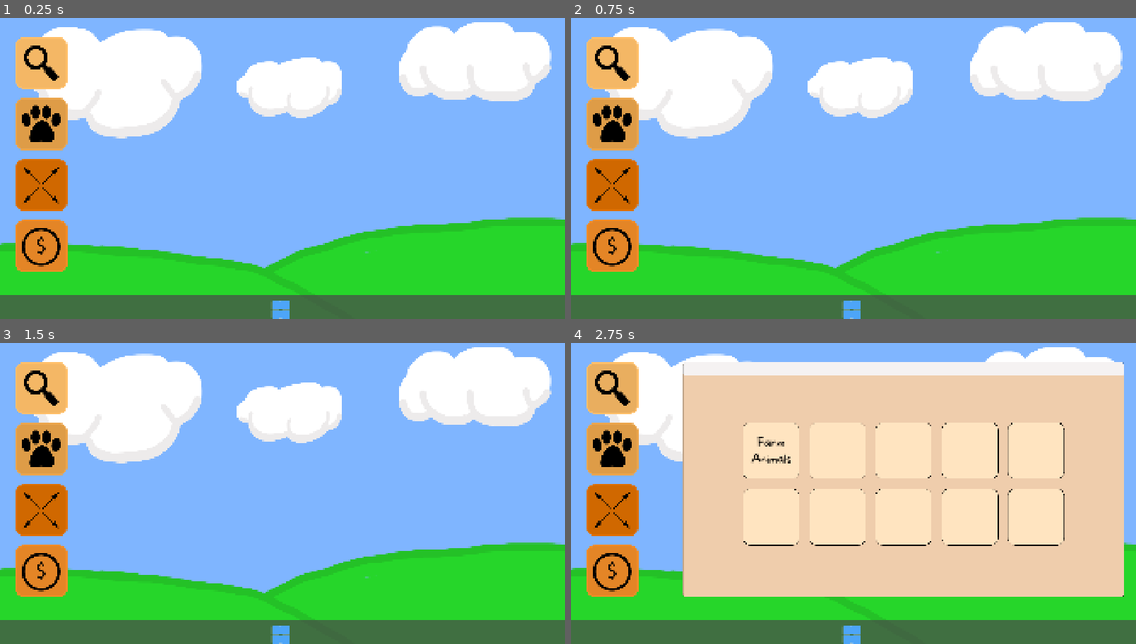
Above: before the commit, frames 1-4 (two rows, left to right).
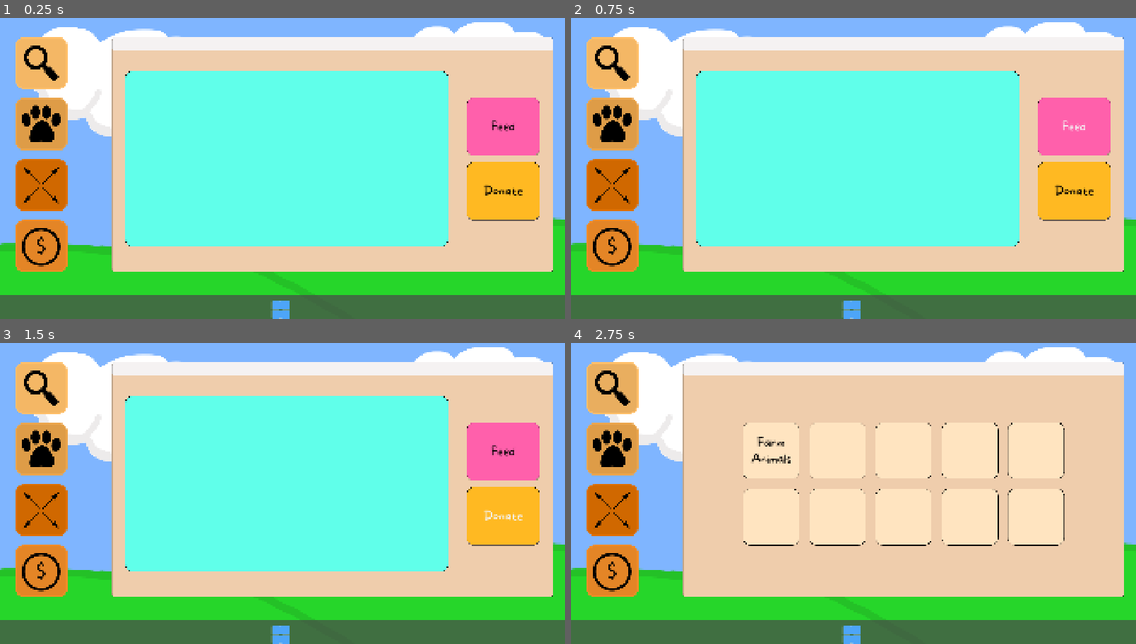
Above: after the commit, the same moments.

Repository: Gray-Alec58/gam-capstone
Game: Godot game, scene res://Scenes/computer_background.tscn
The game is run twice, just before and just after one commit, with the same random seed, the same clock (stepped at 60 frames per second) and the same inputs. This scene is started directly instead of the project's main scene.
Inputs (mouse positions are in pixels of both pictures, inside the frame that each line leads up to):
- Up to frame 1 (0.25 s): no input
- Up to frame 2 (0.75 s): click (1073, 126) at 0.5 s, where only the run after the commit has a clickable "Feed"
- Up to frame 3 (1.5 s): click (502, 517) at 1.25 s, where only the run after the commit has a clickable "Donate"
- Up to frame 4 (2.75 s): click (610, 388) at 2 s

The runs differ from the first frame. In frame 1, 59% of the frame differs, in the area x 19-98%, y 6-85%; in frame 2, 59%; in frame 3, 59%; in frame 4, nothing differs.

Commit message:
10/20 - Gray
pushing minor changes and start of a global timer

Diff:
--- a/Scenes/Building_Ui.tscn
+++ b/Scenes/Building_Ui.tscn
@@ -139,14 +139,14 @@
 layout_mode = 2
 theme_override_constants/separation = 25
 
-[node name="Plot1" type="Button" parent="Background/BuildSceneContainer/PlotContainer/BottomPlotContainer" unique_id=1871191065]
-custom_minimum_size = Vector2(600, 400)
-layout_mode = 2
-theme_override_styles/normal = SubResource("StyleBoxTexture_2kmgm")
-theme_override_styles/pressed = SubResource("StyleBoxTexture_b58sg")
-theme_override_styles/hover = SubResource("StyleBoxTexture_bjgtc")
-
-[node name="Plot2" type="Button" parent="Background/BuildSceneContainer/PlotContainer/BottomPlotContainer" unique_id=1061611333]
+[node name="Plot3" type="Button" parent="Background/BuildSceneContainer/PlotContainer/BottomPlotContainer" unique_id=1871191065]
+custom_minimum_size = Vector2(600, 400)
+layout_mode = 2
+theme_override_styles/normal = SubResource("StyleBoxTexture_2kmgm")
+theme_override_styles/pressed = SubResource("StyleBoxTexture_b58sg")
+theme_override_styles/hover = SubResource("StyleBoxTexture_bjgtc")
+
+[node name="Plot4" type="Button" parent="Background/BuildSceneContainer/PlotContainer/BottomPlotContainer" unique_id=1061611333]
 custom_minimum_size = Vector2(600, 400)
 layout_mode = 2
 theme_override_styles/normal = SubResource("StyleBoxTexture_2kmgm")
--- a/Scenes/Scripts/GlobalScript.gd
+++ b/Scenes/Global Scripts/GlobalScript.gd
@@ -5,6 +5,7 @@
 func add_points() -> void:
 	points += 1
 
+#tracking animals being unlocked
 signal chicken_unlocked_changed
 var chicken_unlocked: bool = false
 func unlock_chicken() -> void:
@@ -20,6 +21,9 @@
 func gold_decrease(x: int) -> void:
 	gold -= x
 	gold_changed.emit()
+func gold_increase(x: int) -> void:
+	gold += x
+	gold_changed.emit()
 
 var have_enclosure: bool = false
 func built_enclosure() -> void:
--- a/GameFiles/Global Scripts/GlobalTimer.gd
+++ b/Scenes/Global Scripts/GlobalTimer.gd
@@ -1,9 +1,11 @@
 extends Node
 
-var saved_time_left: float = 0.0
+var timer = Timer.new()
+var month: int = 1
 
 #GlobalTimer.saved_time_left = $Timer.time_left
 #get_tree().change_scene_to_file("res://next_scene.tscn")
 
-#func _ready() -> void:
-#   $Timer.start(GameManager.saved_time_left)
+func _ready() -> void:
+	add_child(timer)
+	timer.start(3)
--- a/Scenes/Scripts/build_scene_container.gd
+++ b/Scenes/Scripts/build_scene_container.gd
@@ -9,13 +9,13 @@
 @onready var confirm_window: NinePatchRect = %ConfirmWindow
 @onready var question_label: Label = %QuestionLabel
 func _on_s_enclosure_button_pressed() -> void:
-	print("Button Click")
+	#print("Button Click")
 	confirm_window.visible = true
 func _on_y_build_button_pressed() -> void:
 	if (GlobalScript.gold >= 25):
 		GlobalScript.have_enclosure = true
 		confirm_window.visible = false
-		GlobalScript.gold -= 25
+		GlobalScript.gold_decrease(25)
 		get_tree().change_scene_to_file("res://Scenes/office_scene.tscn")
 	else:
 		question_label.text = "Not Enough Gold"
--- /dev/null
+++ b/Scenes/Scripts/fundraise_window.gd
@@ -0,0 +1,15 @@
+extends MarginContainer
+
+var total_donations: int = 0
+
+# Called when the node enters the scene tree for the first time.
+func _ready() -> void:
+	pass # Replace with function body.
+
+func _on_donate_button_pressed() -> void:
+	GlobalScript.gold_increase(1);
+	total_donations += 1
+
+func _on_feed_button_pressed() -> void:
+	if(total_donations == 15):
+		total_donations = 0
--- a/Scenes/Scripts/rescue_window.gd
+++ b/Scenes/Scripts/rescue_window.gd
@@ -23,6 +23,6 @@
 func _on_buy_button_pressed() -> void:
 	confirm_window.visible = false
 	chicken_rescue_window.visible = false
-	GlobalScript.gold -= 5
+	GlobalScript.gold_decrease(5)
 func _on_no_buy_button_pressed() -> void:
 	confirm_window.visible = false
--- a/Scenes/computer_screen.tscn
+++ b/Scenes/computer_screen.tscn
@@ -51,6 +51,7 @@
 [ext_resource type="Texture2D" uid="uid://dwwadpmdp8g61" path="res://Art/UI_Exports/ExpandApp/UpgradeHover.png" id="39_j3hoa"]
 [ext_resource type="Texture2D" uid="uid://q0irlwa3k0bl" path="res://Art/UI_Exports/ExitClick.png" id="41_q7d4u"]
 [ext_resource type="Texture2D" uid="uid://djteu1twus77t" path="res://Art/UI_Exports/ExitHover.png" id="42_lehph"]
+[ext_resource type="Script" uid="uid://bsi51f8c6gr8e" path="res://Scenes/Scripts/fundraise_window.gd" id="45_4wy8y"]
 
 [sub_resource type="StyleBoxTexture" id="StyleBoxTexture_6fdxm"]
 texture = ExtResource("15_vfmy3")
@@ -106,6 +107,20 @@
 texture_margin_top = 10.0
 texture_margin_right = 10.0
 texture_margin_bottom = 10.0
+
+[sub_resource type="StyleBoxTexture" id="StyleBoxTexture_rbco8"]
+texture = ExtResource("33_q7d4u")
+texture_margin_left = 15.0
+texture_margin_top = 15.0
+texture_margin_right = 15.0
+texture_margin_bottom = 15.0
+
+[sub_resource type="StyleBoxTexture" id="StyleBoxTexture_ndgsj"]
+texture = ExtResource("32_g3uet")
+texture_margin_left = 15.0
+texture_margin_top = 15.0
+texture_margin_right = 15.0
+texture_margin_bottom = 15.0
 
 [node name="ComputerScreen" type="Control" unique_id=26936767]
 layout_mode = 3
@@ -132,7 +147,7 @@
 ResearchWindow2 = NodePath("ResearchWindow2")
 RescueWindow = NodePath("RescueWindow")
 ExpandWindow = NodePath("ExpandWindow")
-FundraiseWindow = NodePath("ExpandWindow/FundraiseWindow")
+FundraiseWindow = NodePath("FundraiseWindow")
 
 [node name="AppContainer" type="VBoxContainer" parent="FullScreenContainer" unique_id=505309947]
 custom_minimum_size = Vector2(200, 800)
@@ -854,59 +869,6 @@
 size_flags_horizontal = 8
 size_flags_vertical = 4
 
-[node name="FundraiseWindow" type="MarginContainer" parent="FullScreenContainer/ExpandWindow" unique_id=506375394]
-visible = false
-custom_minimum_size = Vector2(1500, 800)
-layout_mode = 2
-size_flags_horizontal = 8
-size_flags_vertical = 4
-
-[node name="NinePatchRect" type="NinePatchRect" parent="FullScreenContainer/ExpandWindow/FundraiseWindow" unique_id=598850034]
-layout_mode = 2
-texture = ExtResource("13_df4cu")
-
-[node name="MarginContainer" type="MarginContainer" parent="FullScreenContainer/ExpandWindow/FundraiseWindow/NinePatchRect" unique_id=843673311]
-layout_mode = 1
-anchors_preset = 15
-anchor_right = 1.0
-anchor_bottom = 1.0
-grow_horizontal = 2
-grow_vertical = 2
-theme_override_constants/margin_left = 45
-theme_override_constants/margin_top = 60
-theme_override_constants/margin_right = 45
-theme_override_constants/margin_bottom = 30
-
-[node name="LeftStreamContainer" type="VBoxContainer" parent="FullScreenContainer/ExpandWindow/FundraiseWindow/NinePatchRect/MarginContainer" unique_id=564792940]
-custom_minimum_size = Vector2(800, 600)
-layout_mode = 2
-size_flags_horizontal = 0
-size_flags_vertical = 4
-
-[node name="LiveStreamWindow" type="NinePatchRect" parent="FullScreenContainer/ExpandWindow/FundraiseWindow/NinePatchRect/MarginContainer/LeftStreamContainer" unique_id=1591848304]
-custom_minimum_size = Vector2(800, 600)
-layout_mode = 2
-texture = ExtResource("31_svqil")
-
-[node name="VBoxContainer" type="VBoxContainer" parent="FullScreenContainer/ExpandWindow/FundraiseWindow/NinePatchRect/MarginContainer" unique_id=475910866]
-custom_minimum_size = Vector2(500, 400)
-layout_mode = 2
-size_flags_horizontal = 8
-size_flags_vertical = 4
-theme_override_constants/separation = 10
-
-[node name="DonationButton" type="NinePatchRect" parent="FullScreenContainer/ExpandWindow/FundraiseWindow/NinePatchRect/MarginContainer/VBoxContainer" unique_id=621863207]
-custom_minimum_size = Vector2(0, 250)
-layout_mode = 2
-size_flags_vertical = 4
-texture = ExtResource("33_q7d4u")
-
-[node name="FundraiseButton" type="NinePatchRect" parent="FullScreenContainer/ExpandWindow/FundraiseWindow/NinePatchRect/MarginContainer/VBoxContainer" unique_id=1908588335]
-custom_minimum_size = Vector2(0, 250)
-layout_mode = 2
-size_flags_vertical = 4
-texture = ExtResource("32_g3uet")
-
 [node name="NinePatchRect" type="NinePatchRect" parent="FullScreenContainer/ExpandWindow" unique_id=1947140960]
 layout_mode = 2
 texture = ExtResource("12_8ptuv")
@@ -1020,6 +982,76 @@
 theme_override_fonts/font = ExtResource("12_b3akq")
 theme_override_font_sizes/font_size = 36
 text = "Upgrade"
+
+[node name="FundraiseWindow" type="MarginContainer" parent="FullScreenContainer" unique_id=506375394]
+custom_minimum_size = Vector2(1500, 800)
+layout_mode = 2
+size_flags_horizontal = 8
+size_flags_vertical = 4
+script = ExtResource("45_4wy8y")
+
+[node name="NinePatchRect" type="NinePatchRect" parent="FullScreenContainer/FundraiseWindow" unique_id=598850034]
+layout_mode = 2
+texture = ExtResource("13_df4cu")
+
+[node name="MarginContainer" type="MarginContainer" parent="FullScreenContainer/FundraiseWindow/NinePatchRect" unique_id=843673311]
+layout_mode = 1
+anchors_preset = 15
+anchor_right = 1.0
+anchor_bottom = 1.0
+grow_horizontal = 2
+grow_vertical = 2
+theme_override_constants/margin_left = 45
+theme_override_constants/margin_top = 60
+theme_override_constants/margin_right = 45
+theme_override_constants/margin_bottom = 30
+
+[node name="LeftStreamContainer" type="VBoxContainer" parent="FullScreenContainer/FundraiseWindow/NinePatchRect/MarginContainer" unique_id=564792940]
+custom_minimum_size = Vector2(800, 600)
+layout_mode = 2
+size_flags_horizontal = 0
+size_flags_vertical = 4
+
+[node name="LiveStreamWindow" type="NinePatchRect" parent="FullScreenContainer/FundraiseWindow/NinePatchRect/MarginContainer/LeftStreamContainer" unique_id=1591848304]
+custom_minimum_size = Vector2(1100, 600)
+layout_mode = 2
+texture = ExtResource("31_svqil")
+patch_margin_left = 15
+patch_margin_top = 15
+patch_margin_right = 15
+patch_margin_bottom = 15
+
+[node name="VBoxContainer" type="VBoxContainer" parent="FullScreenContainer/FundraiseWindow/NinePatchRect/MarginContainer" unique_id=475910866]
+layout_mode = 2
+size_flags_horizontal = 8
+size_flags_vertical = 4
+theme_override_constants/separation = 20
+
+[node name="FeedButton" type="Button" parent="FullScreenContainer/FundraiseWindow/NinePatchRect/MarginContainer/VBoxContainer" unique_id=321586716]
+custom_minimum_size = Vector2(250, 200)
+layout_mode = 2
+size_flags_horizontal = 4
+size_flags_vertical = 4
+theme_override_colors/font_color = Color(0, 0, 0, 1)
+theme_override_fonts/font = ExtResource("12_b3akq")
+theme_override_font_sizes/font_size = 42
+theme_override_styles/normal = SubResource("StyleBoxTexture_rbco8")
+theme_override_styles/pressed = SubResource("StyleBoxTexture_rbco8")
+theme_override_styles/hover = SubResource("StyleBoxTexture_rbco8")
+text = "Feed"
+
+[node name="DonateButton" type="Button" parent="FullScreenContainer/FundraiseWindow/NinePatchRect/MarginContainer/VBoxContainer" unique_id=2045888217]
+custom_minimum_size = Vector2(250, 200)
+layout_mode = 2
+size_flags_horizontal = 4
+size_flags_vertical = 4
+theme_override_colors/font_color = Color(0, 0, 0, 1)
+theme_override_fonts/font = ExtResource("12_b3akq")
+theme_override_font_sizes/font_size = 42
+theme_override_styles/normal = SubResource("StyleBoxTexture_ndgsj")
+theme_override_styles/pressed = SubResource("StyleBoxTexture_ndgsj")
+theme_override_styles/hover = SubResource("StyleBoxTexture_ndgsj")
+text = "Donate"
 
 [node name="ExitTextB" type="TextureButton" parent="." unique_id=1997126746]
 layout_mode = 1
@@ -1054,4 +1086,6 @@
 [connection signal="pressed" from="FullScreenContainer/RescueWindow/WindowBackground/MarginContainer/ConfirmUI/MarginContainer/VBoxContainer/HBoxContainer/BuyButton" to="FullScreenContainer/RescueWindow" method="_on_buy_button_pressed"]
 [connection signal="pressed" from="FullScreenContainer/RescueWindow/WindowBackground/MarginContainer/ConfirmUI/MarginContainer/VBoxContainer/HBoxContainer/NoBuyButton" to="FullScreenContainer/RescueWindow" method="_on_no_buy_button_pressed"]
 [connection signal="pressed" from="FullScreenContainer/ExpandWindow/NinePatchRect/MarginContainer/VBoxContainer/ButtonContainer/BuildTextB" to="FullScreenContainer" method="_on_build_text_b_pressed"]
+[connection signal="pressed" from="FullScreenContainer/FundraiseWindow/NinePatchRect/MarginContainer/VBoxContainer/FeedButton" to="FullScreenContainer/FundraiseWindow" method="_on_feed_button_pressed"]
+[connection signal="pressed" from="FullScreenContainer/FundraiseWindow/NinePatchRect/MarginContainer/VBoxContainer/DonateButton" to="FullScreenContainer/FundraiseWindow" method="_on_donate_button_pressed"]
 [connection signal="pressed" from="ExitTextB" to="." method="_on_exit_texture_button_pressed"]
Renamed: Scenes/Scripts/GlobalScript.gd.uid -> Scenes/Global Scripts/GlobalScript.gd.uid
Not shown, added: Scenes/Global Scripts/GlobalTimer.gd.uid
Not shown, added: Scenes/Scripts/fundraise_window.gd.uid
